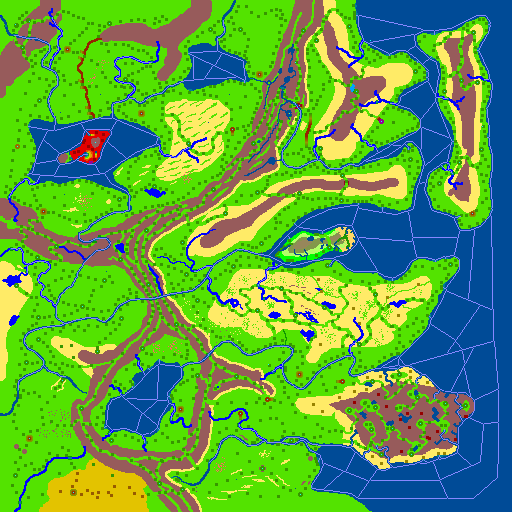
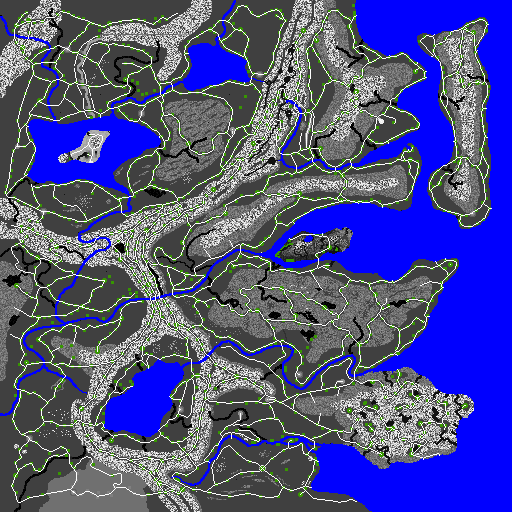
Comparing the layer stacks of the two w=512, h=512 images. Changes:
hid "Water Route" over box(9, 15, 499, 499)
showed "Ground Route" over box(5, 5, 492, 503)
hid "Layer 4" over box(0, 0, 512, 512)
showed "Water" over box(0, 0, 512, 512)
